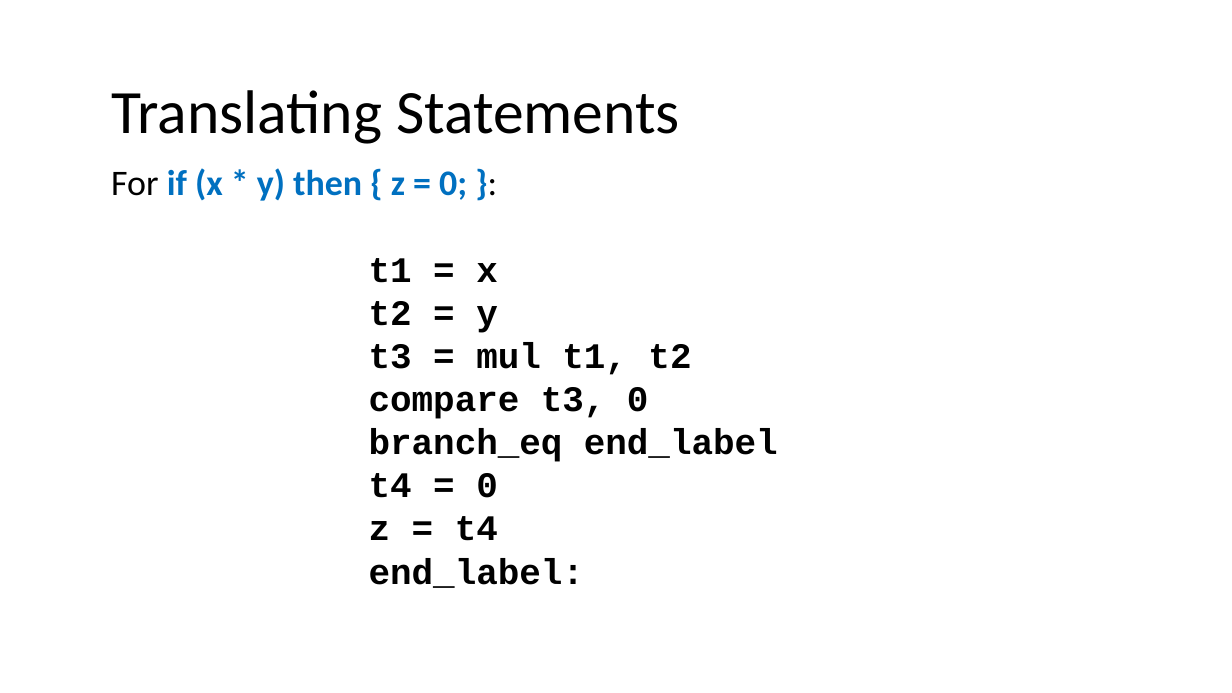
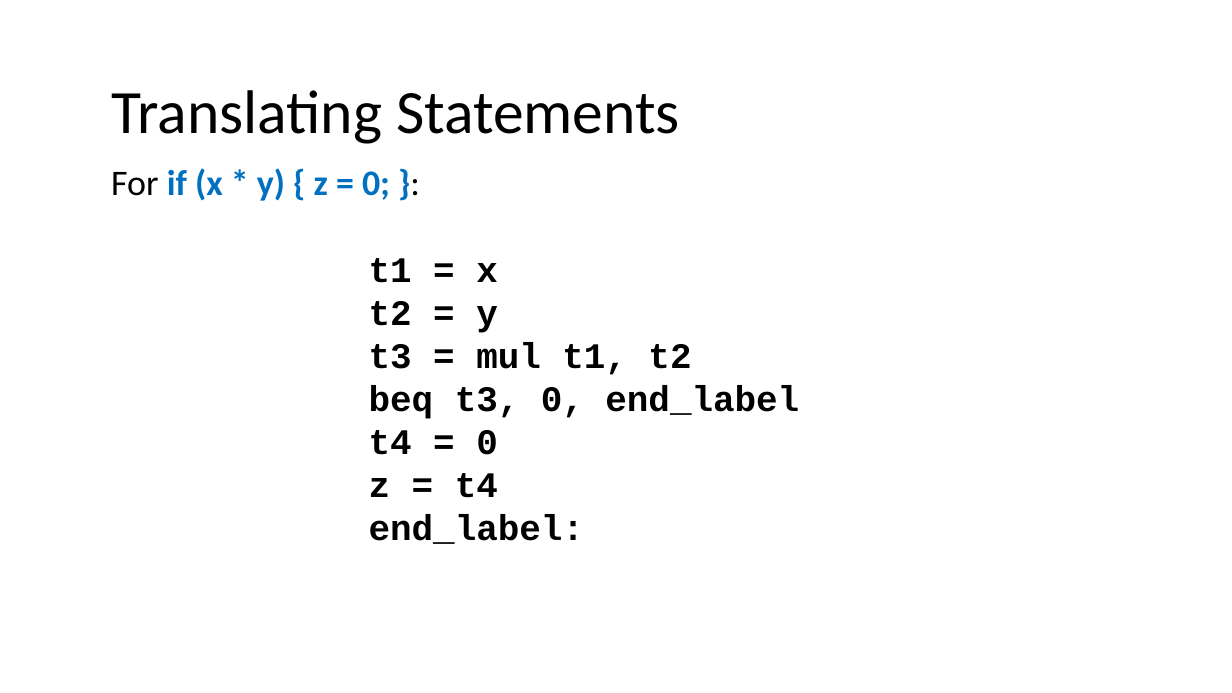
Before and after one commit to nivshani/compilation, a slide deck: slide 37 of slides/IR.pptx (slide 25 before the commit). Drawn at 1232x693 pixels with LibreOffice and Linux fonts; fonts in the diff are those of the drawing. Boxes give left, top, right and bottom in pixels: in the first picture for what was removed or moved away, otherwise in the second. Text is boxed around its words. In the diff, an @@ line names an element or a change of style, - is before the commit and + after.

```diff
--- a/slides/IR.pptx
+++ b/slides/IR.pptx
@@ text at (x1=111, y1=168, x2=390, y2=201): text changed @@
-For if (x * y) then { z = 0; }:
+For if (x * y) { z = 0; }:
@@ text at (x1=369, y1=386, x2=799, y2=419): text changed @@
-compare t3, 0
-branch_eq end_label
+beq t3, 0, end_label
```
Also in this commit, not shown: 33 other slides changed, 16 slides added, 2 slides removed, 1 other file.
